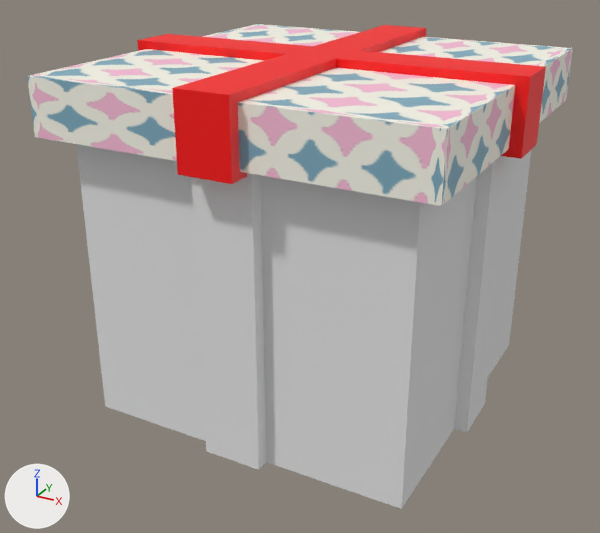
Before and after pictures for a commit that changed the Blender file resource/Materials/Model/edited_models_with_new_1024_texture/gift.blend.
Camera for both pictures: a 50 mm lens placed at (0.651, -1.267, 0.858), pointed at (-0.021, -0.045, 0.247). The lights are fixed; the arrows at lower left show +X, +Y and +Z.

Objects in the first picture: 'box', 'door'.
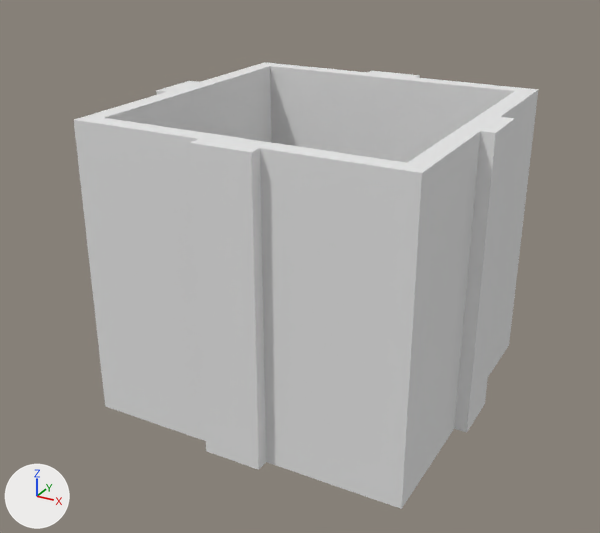
Location of each change, [x1, y1, x2, y2] in pixels of the pictures (600 x 533 px):
'door', hidden
    before: [27, 24, 573, 206]

Diff of the bpy script that builds the scene:
```diff
--- a/resource/Materials/Model/edited_models_with_new_1024_texture/gift.blend.py
+++ b/resource/Materials/Model/edited_models_with_new_1024_texture/gift.blend.py
@@ ob_door @@
 ob_door.scale = (0.411, 0.411, 0.24)
+ob_door.hide_viewport = True
```
